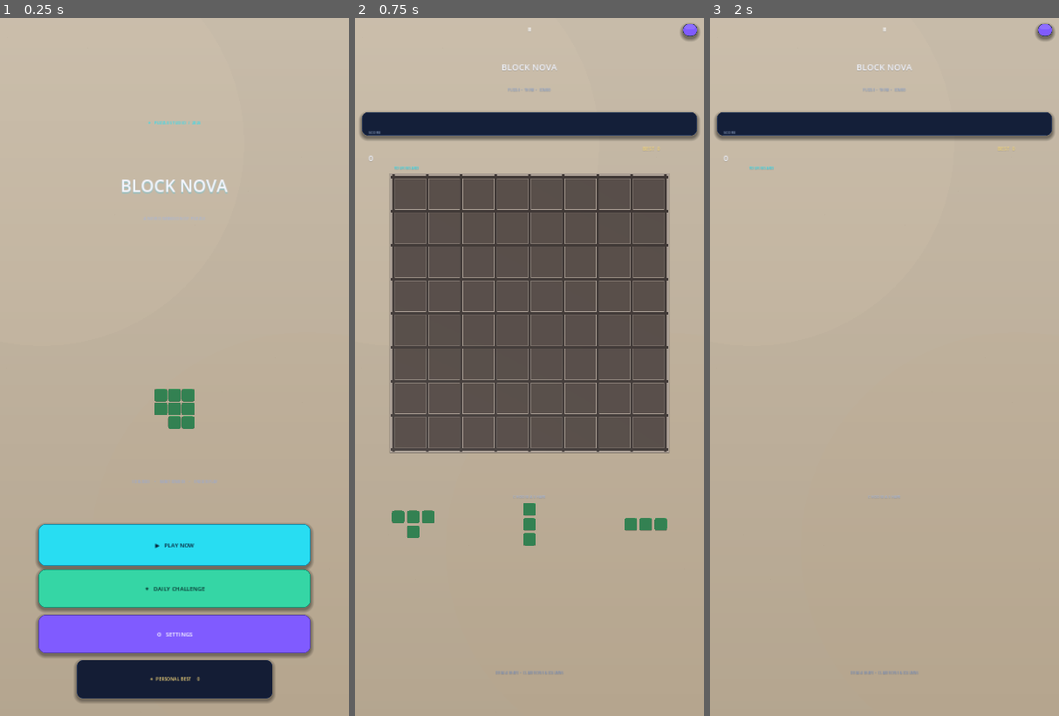
Above: before the commit, frames 1-3 (left to right).
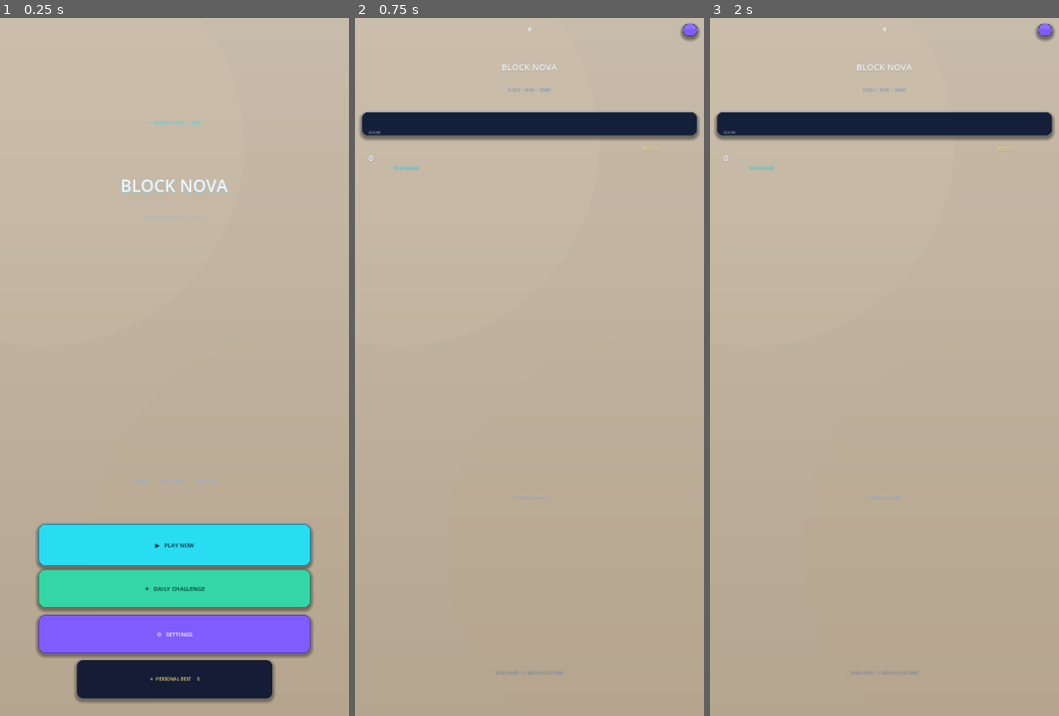
Above: after the commit, the same moments.

Repository: mahdialloui01-art/BlockNova
Game: Godot game, scene res://scenes/main.tscn
The game is run twice, just before and just after one commit, with the same random seed, the same clock (stepped at 60 frames per second) and the same inputs.
Inputs (mouse positions are in pixels of both pictures, inside the frame that each line leads up to):
- Up to frame 1 (0.25 s): no input
- Up to frame 2 (0.75 s): click "▶ PLAY NOW" at 0.5 s
- Up to frame 3 (2 s): move the mouse to (961, 332) at 1.27 s; click (961, 332) at 1.42 s

The runs differ from the first frame. In frame 1, 0.5% of the frame differs, in the area x 44-56%, y 53-59%; in frame 2, 32%, in the area x 9-91%, y 22-76%; in frame 3, nothing differs.

Commit message:
Keep reference board theme static and idle viewport after effects

Diff:
--- a/scripts/main_2_5d.gd
+++ b/scripts/main_2_5d.gd
@@ -30,22 +30,14 @@
     super._draw()
     _sync_pending = true
 
-func _process(delta: float) -> void:
-    # Smoothly recolor the physical 8x8 board toward the most common tile hue.
-    _theme_target = _dominant_board_color()
-    var blend := 1.0 - exp(-delta * 2.6)
-    var next_color := _theme_color.lerp(_theme_target, blend)
-    var color_delta := maxf(maxf(absf(_theme_color.r - next_color.r), absf(_theme_color.g - next_color.g)), maxf(absf(_theme_color.b - next_color.b), absf(_theme_color.a - next_color.a)))
-    if color_delta > 0.0015:
-        _theme_color = next_color
-        _update_board_theme()
-        if _viewport != null:
-            _viewport.render_target_update_mode = SubViewport.UPDATE_ALWAYS
-    elif _viewport != null and _active_visual_effects == 0:
-        _viewport.render_target_update_mode = SubViewport.UPDATE_DISABLED
+func _process(_delta: float) -> void:
+    # The reference board uses a stable cocoa-brown finish; only tile materials
+    # carry color. Avoid needless continuous redraws on mobile devices.
     if _sync_pending:
         _sync_pending = false
         _sync_3d_models()
+    if _active_visual_effects == 0 and _viewport != null:
+        _viewport.render_target_update_mode = SubViewport.UPDATE_DISABLED
 
 func _input(event: InputEvent) -> void:
     # Process the touch event first so the base game updates pointer/selection,
